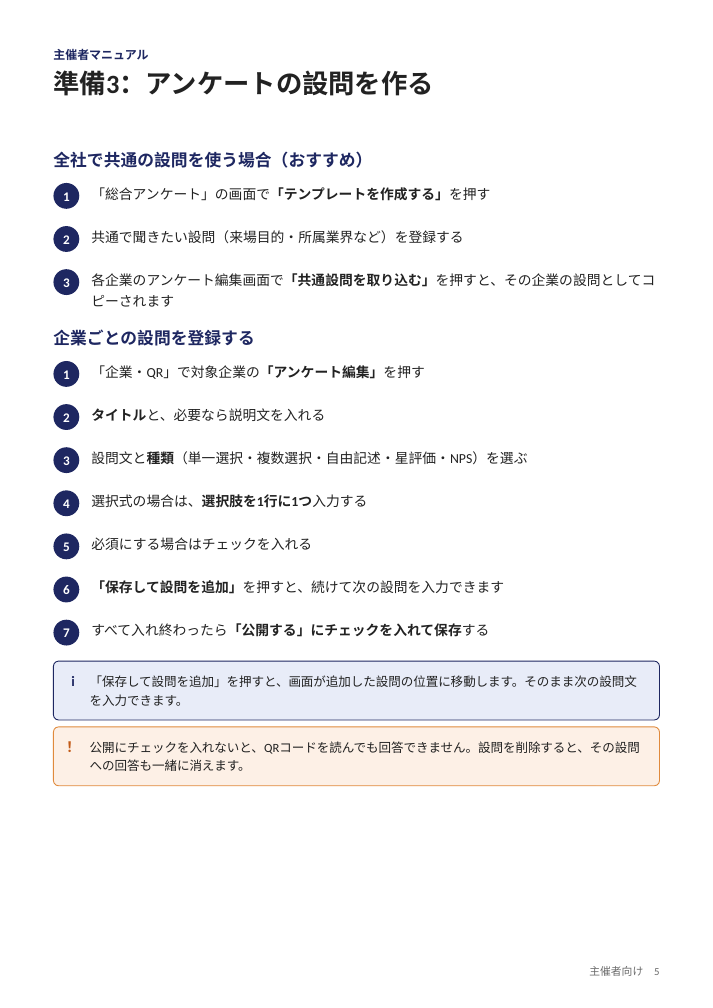
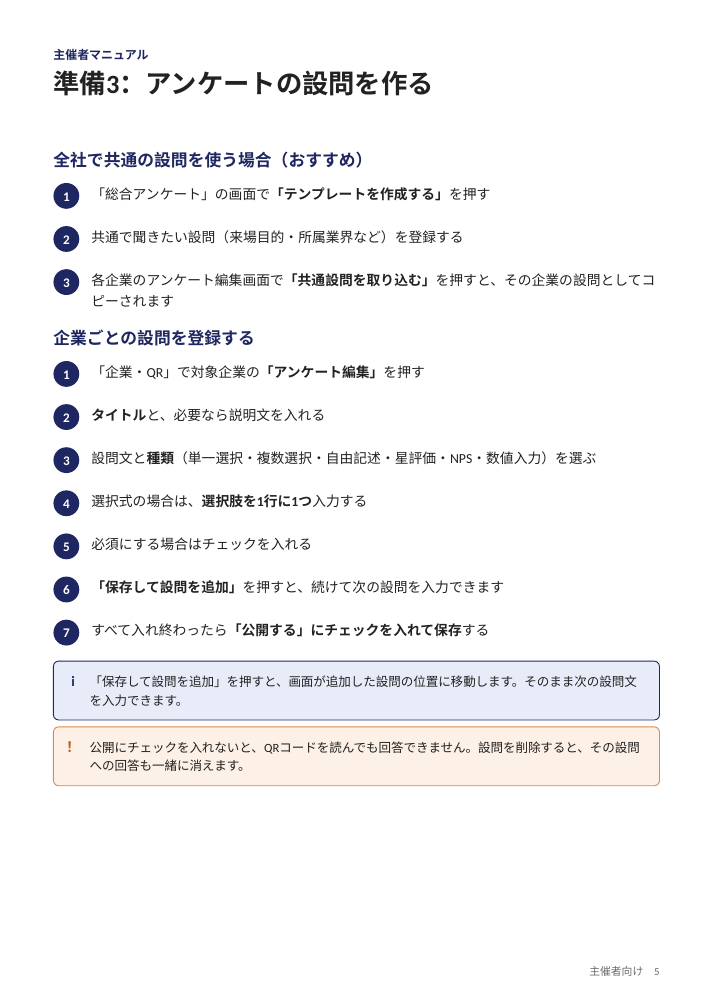
Before and after one commit to nisplus/enque, a slide deck: slide 5 of docs/manual-organizer.pptx. Drawn at 713x1008 pixels with LibreOffice and Linux fonts; fonts in the diff are those of the drawing. Boxes give left, top, right and bottom in pixels: in the first picture for what was removed or moved away, otherwise in the second. Text is boxed around its words. In the diff, an @@ line names an element or a change of style, - is before the commit and + after.

```diff
--- a/docs/manual-organizer.pptx
+++ b/docs/manual-organizer.pptx
@@ text at <box>91,451,596,465</box>: text changed @@
-設問文と種類（単一選択・複数選択・自由記述・星評価・NPS）を選ぶ
+設問文と種類（単一選択・複数選択・自由記述・星評価・NPS・数値入力）を選ぶ
```
Also in this commit, not shown: 7 other slides changed, 1 slide added, 19 other files.
